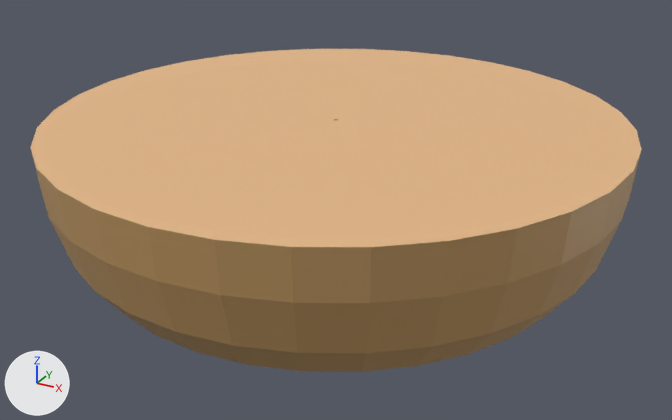
Two versions of the OBJ model models/BunBt.obj, one commit apart.
Both versions are drawn from a camera (50 mm lens) standing at (1.462, -2.659, 1.528) and looking at (0.012, -0.023, 0.209). The axes (+X, +Y, +Z) are drawn at lower left. The lights are the same throughout. Where no turn or scale is listed for an object, it has been applied to the vertices.

Before the edit, the objects in view are built like this:
```python
mat_borgorbrown = principled_material('BorgorBrown')
mat_borgorbrown.base_color = (0.494, 0.296, 0.116)  # orange #bb9460
mat_borgorbrown.roughness = 0.526
mat_borgorlight = principled_material('BorgorLight')
mat_borgorlight.base_color = (0.8, 0.485, 0.245)  # beige #e7b988
mat_borgorlight.roughness = 0.526
me_bottombun_sphere = bpy.data.meshes.new('BottomBun_Sphere')
me_bottombun_sphere.from_pydata(...)  # 289 vertices, 288 faces; spans x -1.0..1.0, y -1.0..1.0, z 0.0..0.53
# faces by material slot: [256, 32]
me_bottombun_sphere.materials.append(mat_borgorbrown)  # orange #bb9460
me_bottombun_sphere.materials.append(mat_borgorlight)  # beige #e7b988
ob_bottombun_sphere = bpy.data.objects.new('BottomBun_Sphere', me_bottombun_sphere)
ob_bottombun_sphere.location = (0.0, 0.0, 0.0)
```
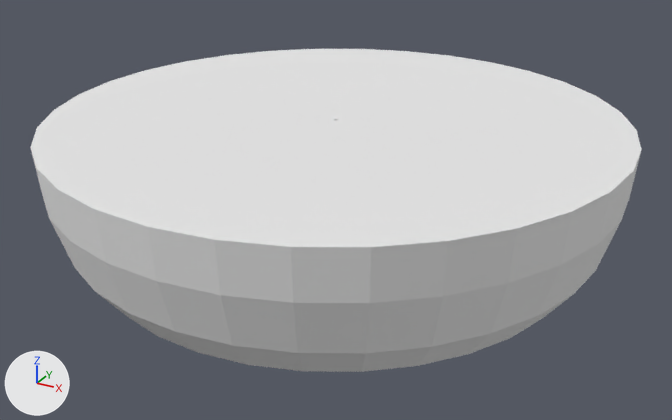
Changed parts and their boxes [x1, y1, x2, y2] in the pictures (672 x 420 px):
```json
{"object": "BottomBun_Sphere", "change": "recoloured", "before": [30, 49, 642, 372], "after": [30, 49, 642, 372], "on screen": "beige to white"}
```

Edits to the scene script, one JSON object a line:
```json
{"op": "set", "path": "mat_borgorbrown.base_color", "old": "(0.494, 0.296, 0.116)", "new": "(0.8, 0.8, 0.8)", "note": "orange #bb9460 -> white #e7e7e7"}
{"op": "set", "path": "mat_borgorlight.base_color", "old": "(0.8, 0.485, 0.245)", "new": "(0.8, 0.8, 0.8)", "note": "beige #e7b988 -> white #e7e7e7"}
```
